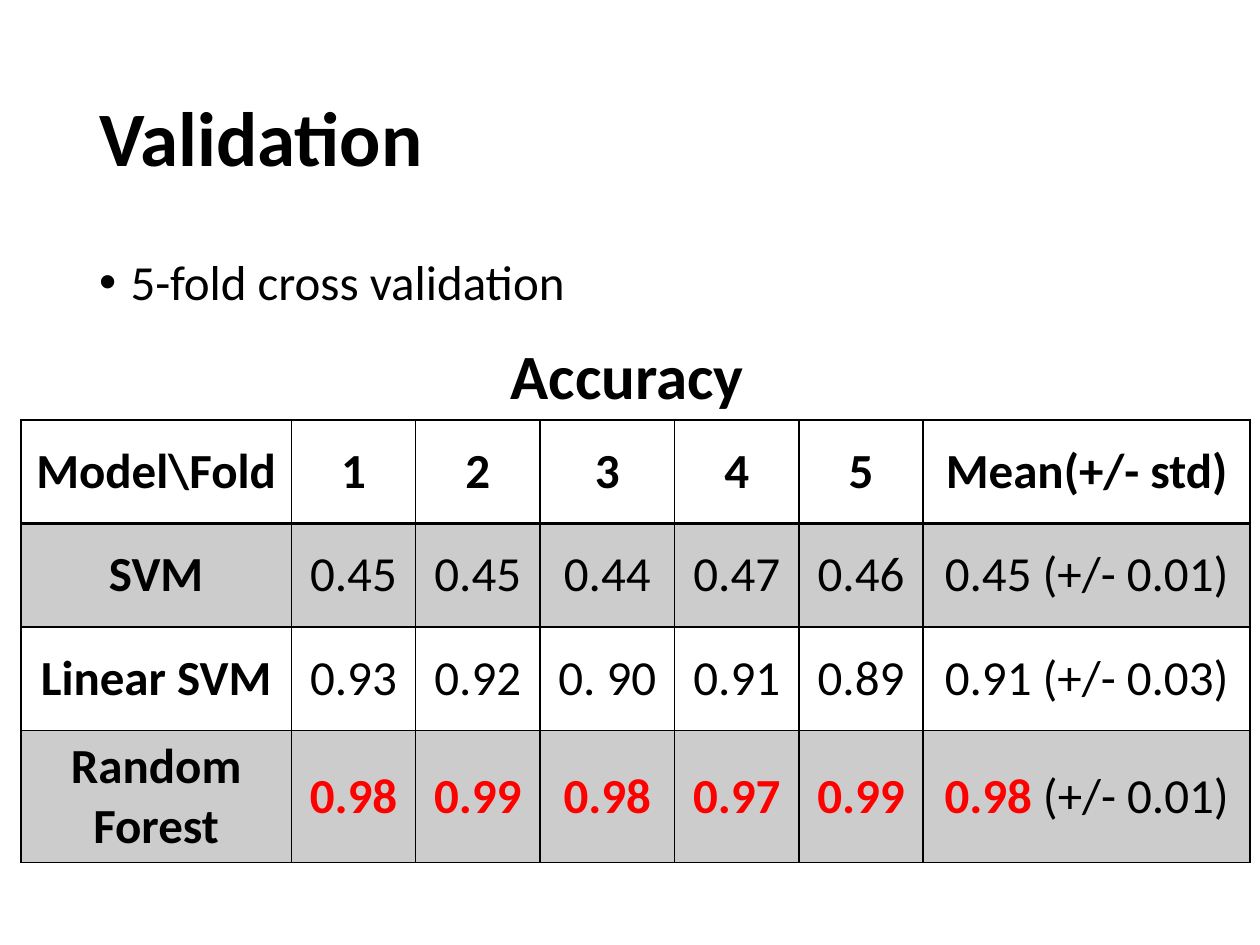
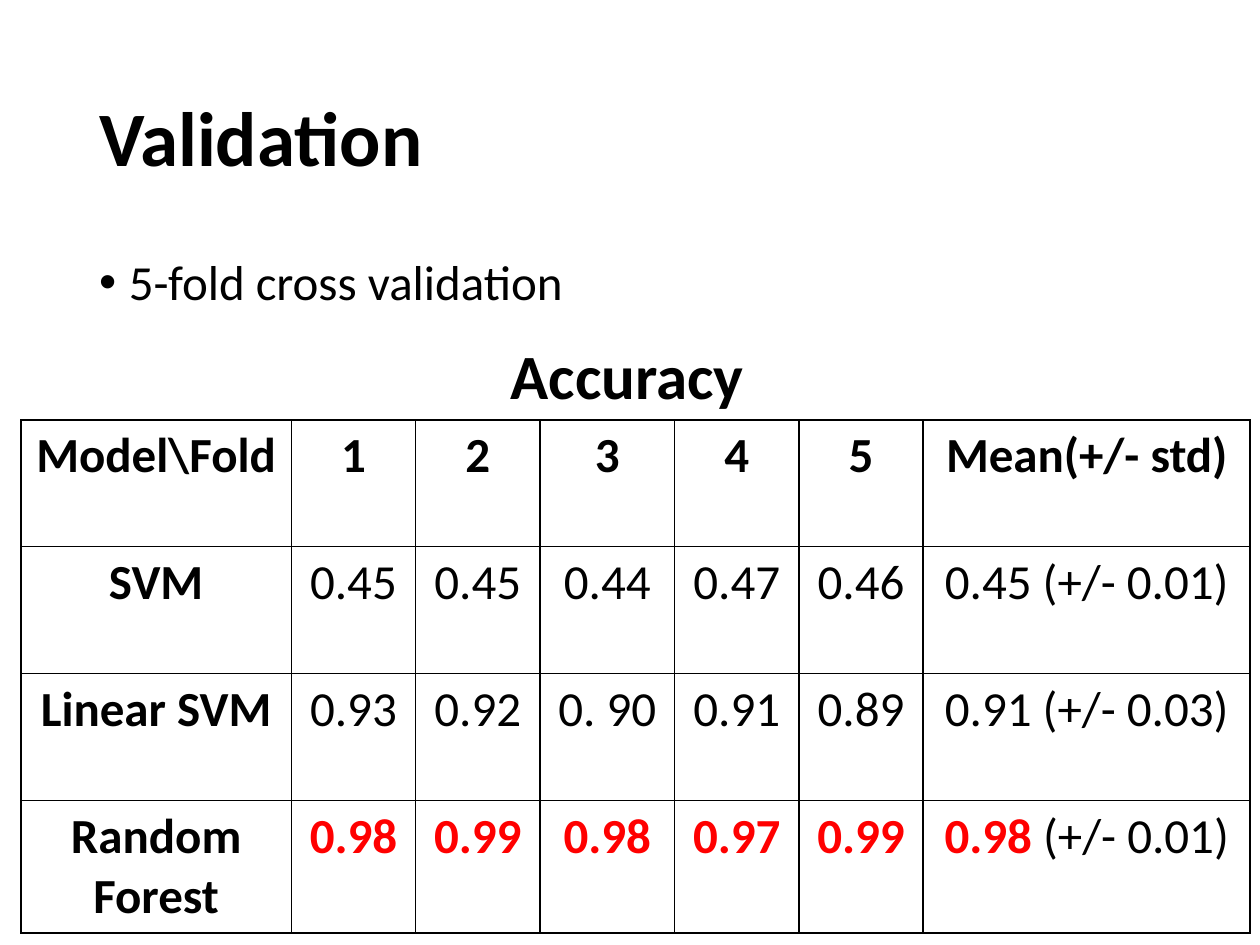
Before and after one commit to dr-artio/CancerClassifier, a slide deck: slide 12 of Powerpoint/ProjectPresentation_Draft.pptx. Drawn at 1260x945 pixels with LibreOffice and Linux fonts; fonts in the diff are those of the drawing. Boxes give left, top, right and bottom in pixels: in the first picture for what was removed or moved away, otherwise in the second. Text is boxed around its words. In the diff, an @@ line names an element or a change of style, - is before the commit and + after.

```diff
--- a/Powerpoint/ProjectPresentation_Draft.pptx
+++ b/Powerpoint/ProjectPresentation_Draft.pptx
@@ text "5-fold cross validation" at (x1=129, y1=266, x2=563, y2=301): indent changed; less space between paragraphs @@
@@ table at (x1=20, y1=420, x2=1251, y2=918) @@
@@ fill #000000 at 20% opacity to none in 14 cells @@
@@ borders changed @@
```
Also in this commit, not shown: 14 other slides changed, 2 slides added, 1 slide removed.
